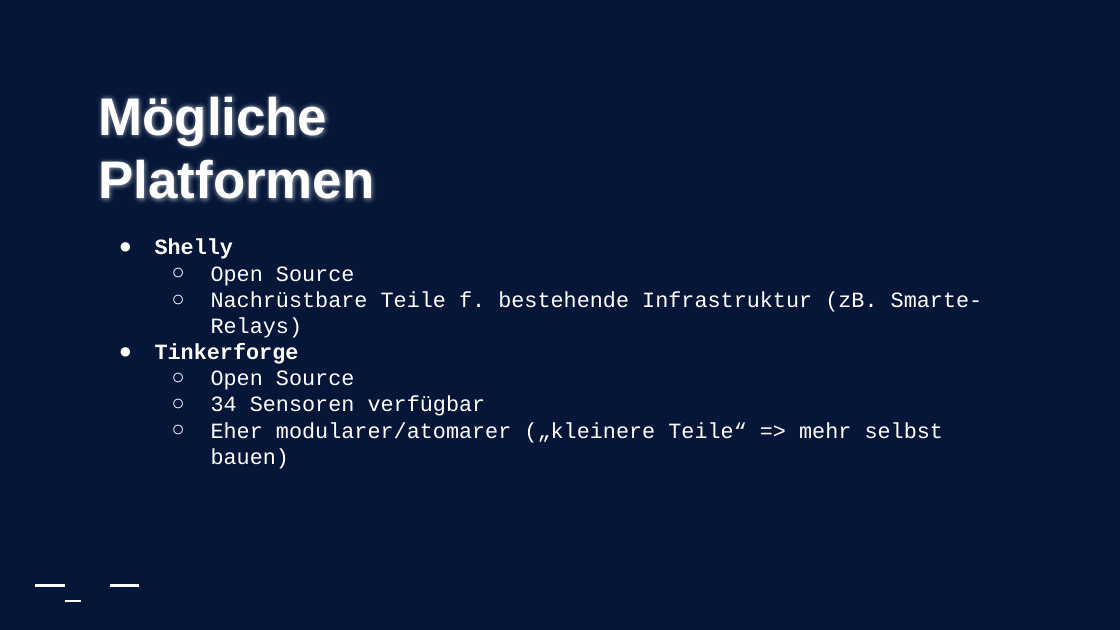
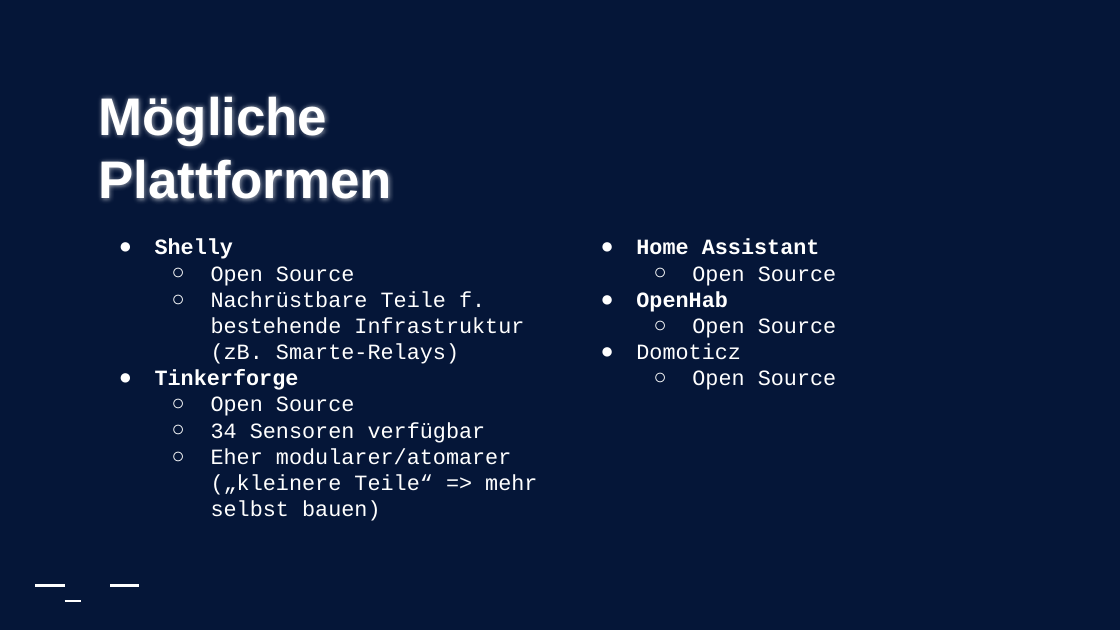
Before and after one commit to Nydery/leotopia, a slide deck: slide 21 of pptx/UmfrageErgebnissePLUSPlatformenUNDDashboard.pptx (slide 17 before the commit). Drawn at 1120x630 pixels with LibreOffice and Linux fonts; fonts in the diff are those of the drawing; background and template pictures are left out. Boxes give left, top, right and bottom in pixels: in the first picture for what was removed or moved away, otherwise in the second. Text is boxed around its words. In the diff, an @@ line names an element or a change of style, - is before the commit and + after.

```diff
--- a/pptx/UmfrageErgebnissePLUSPlatformenUNDDashboard.pptx
+++ b/pptx/UmfrageErgebnissePLUSPlatformenUNDDashboard.pptx
@@ title at <box>99,96,392,200</box>: text changed @@
-Mögliche Platformen
+Mögliche Plattformen
@@ text "Shelly" rewrapped from <box>155,239,983,469</box> to <box>155,239,537,521</box> @@
@@ text added at <box>636,239,836,390</box>, 14 pt, text #FFFFFF @@
+● Home Assistant
+  ○ Open Source
+● OpenHab
+  ○ Open Source
+● Domoticz
+  ○ Open Source
```
Also in this commit, not shown: 4 other slides changed, 5 slides added, 1 slide removed.
